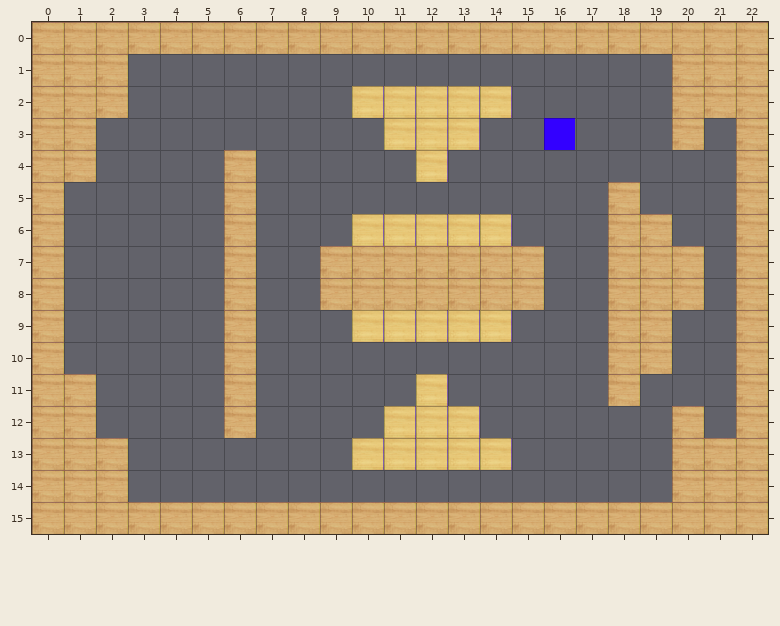
Two states of a Tiled map (JSON), levels/level1.json. This is how it looked before the edit.
Cells are 50x50 px. Shown: x 0..22, y 0..15.
And afterwards:
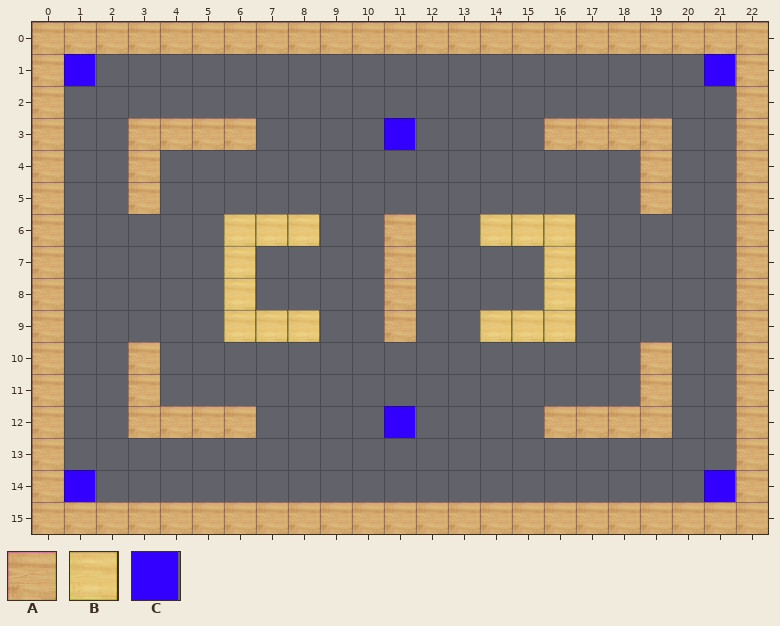
Key: from "wii game": A 0, B 1, C 2.
_ is an empty cell.
Change:
Layer "Calque de Tuiles 1":
Tile A replaces tile B in row 6 at x 11; in row 9 at x 11.
Tile A replaces tile C in row 3 at x 16.
Tile A is added in row 3 at x 3 to 6 and 17 to 19; in rows 4 to 5 at x 3 and 19; in row 10 at x 3; in row 11 at x 3 and 19; in row 12 at x 3 to 5 and 16 to 19.
Tile B replaces tile A in rows 6 to 9 at x 6.
Tile B is added in row 6 at x 7 to 8 and 15 to 16; in rows 7 to 8 at x 16; in row 9 at x 7 to 8 and 15 to 16.
Tile C replaces tile A in row 1 at x 1 and 21; in row 14 at x 1 and 21.
Tile C replaces tile B in row 3 at x 11; in row 12 at x 11.
Tile A is removed in row 1 at x 2 and 20; in row 2 at x 1 to 2 and 20 to 21; in row 3 at x 1 and 20; in row 4 at x 1 and 6; in row 5 at x 6 and 18; in row 6 at x 18 to 19.
Tile A is removed in rows 7 to 8 at x 9 to 10, 12 to 15 and 18 to 20; in row 9 at x 18 to 19; in row 10 at x 6 and 18; in row 11 at x 1, 6 and 18; in row 12 at x 1 and 20; in row 13 at x 1 to 2 and 20 to 21.
Tile A is removed in row 14 at x 2 and 20.
Tile B is removed in row 2 at x 10 to 14; in row 3 at x 12 to 13; in row 4 at x 12; in row 6 at x 10 and 12 to 13; in row 9 at x 10 and 12 to 13; in row 11 at x 12.
Tile B is removed in row 12 at x 12 to 13; in row 13 at x 10 to 14.
Boxes around the changes in both pictures, in picture pixels (x1, y1, x2, y2):
changed: (64, 54, 736, 502)
